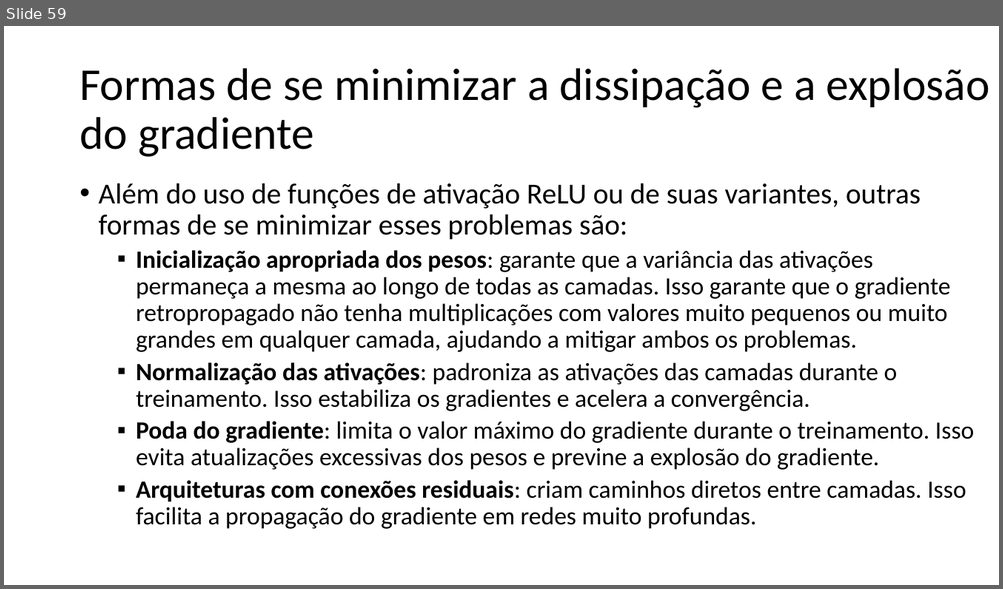
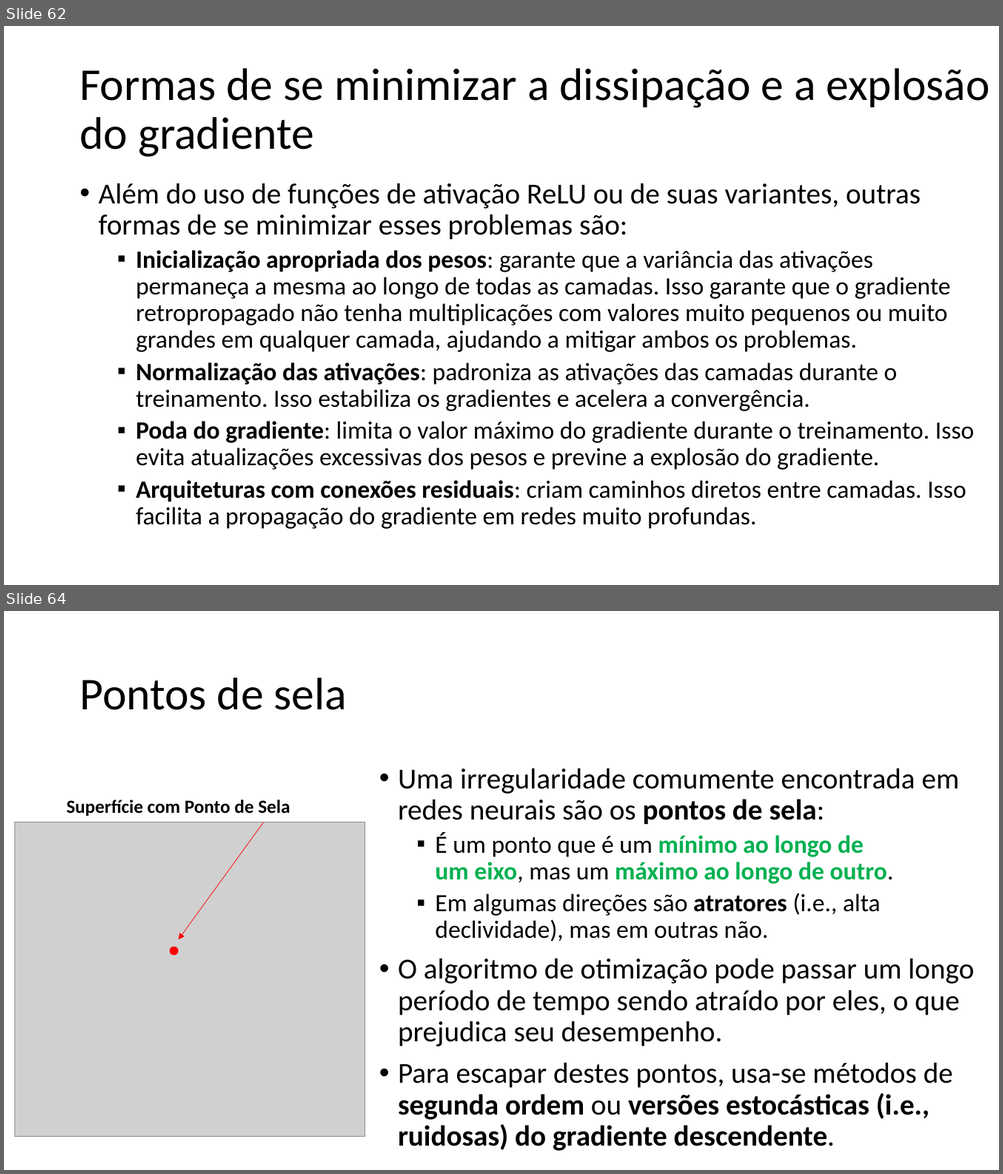
Before and after one commit to zz4fap/c24_inteligencia_artificial, a slide deck: slides/C24_MLP.pptx. Shown one above the other, each under a label of ours: slide 59 before the commit, slides 62 and 64 after it; the slides between them are not shown. The pictures are 1003x589 and 1003x1174 pixels, drawn with LibreOffice and Linux fonts; fonts in the diff are those of the drawing; grey boxes stand for pictures. Boxes give left, top, right and bottom in pixels: in the first picture for what was removed or moved away, otherwise in the second. Text is boxed around its words. In the diff, an @@ line names an element or a change of style, - is before the commit and + after.

Commit message:
update of slides

```diff
--- a/slides/C24_MLP.pptx
+++ b/slides/C24_MLP.pptx
@@ slide 64 added at (4, 611, 999, 1170), background #FFFFFF @@
@@ title added at (79, 678, 347, 710), 44 pt, text #000000 @@
+Pontos de sela
@@ text added at (398, 768, 973, 1151), 28 pt, text #000000 @@
+• Uma irregularidade comumente encontrada em redes neurais são os pontos de sela:
+  ▪ É um ponto que é um mínimo ao longo de um eixo, mas um máximo ao longo de outro.
+  ▪ Em algumas direções são atratores (i.e., alta declividade), mas em outras não.
+• O algoritmo de otimização pode passar um longo período de tempo sendo atraído por eles, o que prejudica seu desempenho.
+• Para escapar destes pontos, usa-se métodos de segunda ordem ou versões estocásticas (i.e., ruidosas) do gradiente descendente.
@@ text added at (66, 800, 290, 816), 18 pt, text #000000, bold @@
+Superfície com Ponto de Sela
@@ picture added at (14, 823, 364, 1138) @@
@@ arrow added from (264, 823) to (179, 940), #FF0000 0.5 pt @@
@@ ellipse added at (170, 947, 179, 956), fill #FF0000 @@
@@ what was slide 59 is now slide 62 @@
```
Also in this commit, not shown: 5 other slides added.
